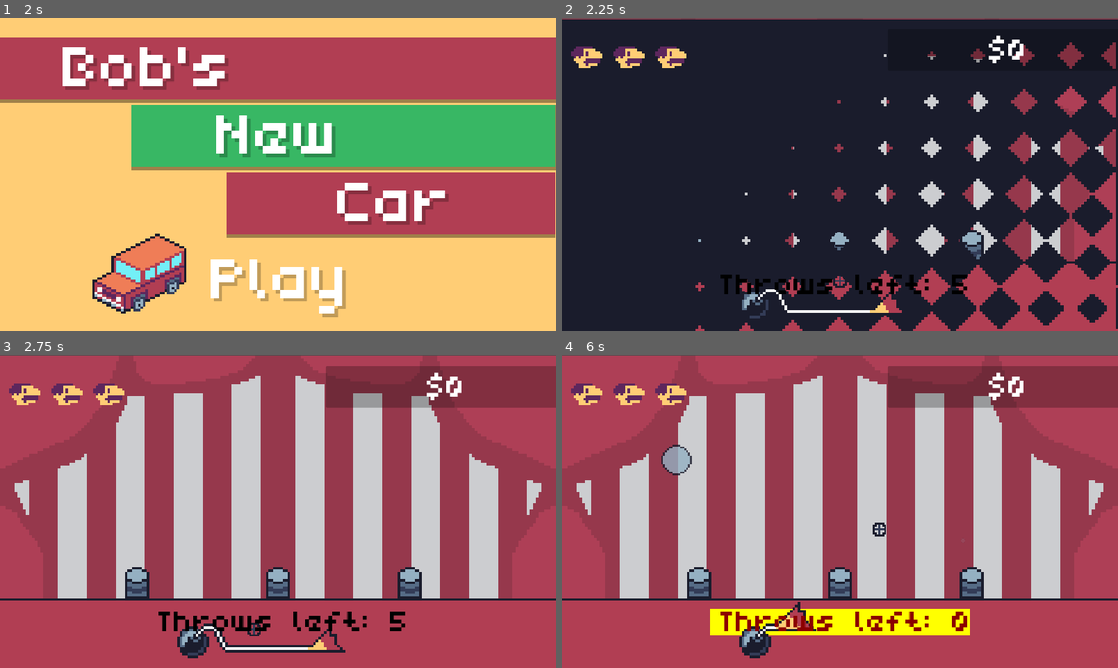
Above: before the commit, frames 1-4 (two rows, left to right).
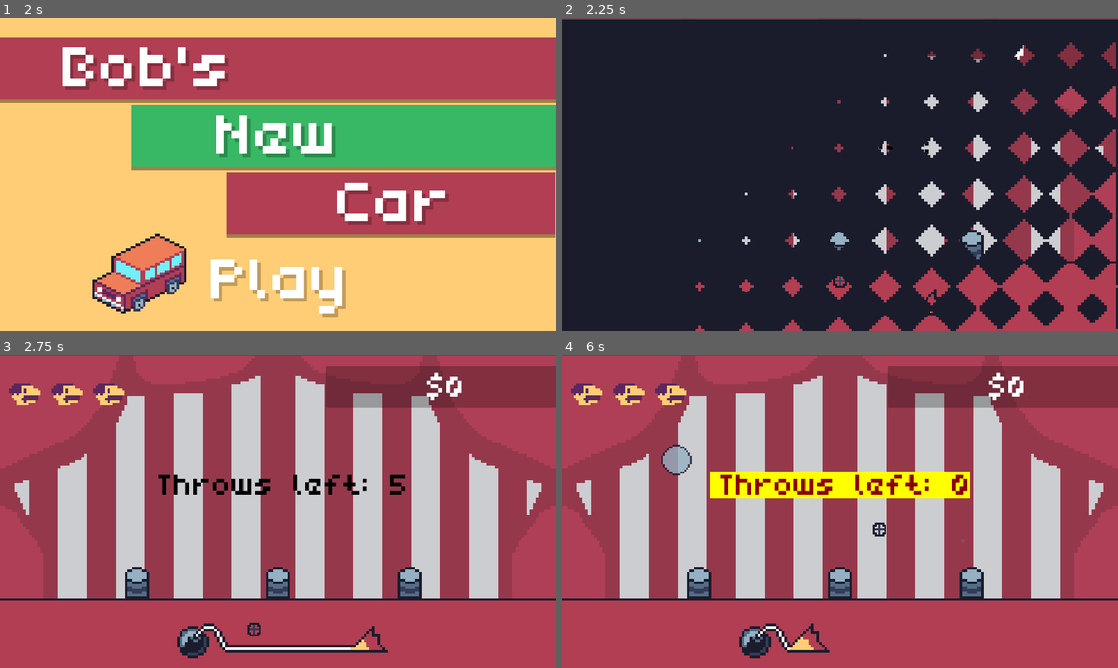
Above: after the commit, the same moments.

Repository: OfficialChaser/Mini-Jam-161
Game: Godot game, scene res://Scenes/main_menu.tscn
Same seed, same stepped clock (60 frames per second), same inputs: the game is played once before the commit and once after it.
Inputs (mouse positions are in pixels of both pictures, inside the frame that each line leads up to):
- Up to frame 1 (2 s): tap Enter (ui_accept) at 0.5, 0.77, 1.52 s; move the mouse to (400, 158) at 0.52 s; press the mouse at (400, 158) at 0.53 s; hold Right (ui_right) from 0.53 s (still down); move the mouse to (166, 190) at 1.27 s; release the mouse at (166, 190) at 1.28 s; click (166, 190) at 1.35 s
- Up to frame 2 (2.25 s): release Right (ui_right) at 2 s; click "Play" at 2 s
- Up to frame 3 (2.75 s): no input
- Up to frame 4 (6 s): move the mouse to (895, 442) at 2.77 s; press the mouse at (895, 442) at 2.78 s; hold Left (ui_left) 2.78-3.53 s; move the mouse to (812, 574) at 3.52 s; release the mouse at (812, 574) at 3.53 s; hold Right (ui_right) 3.53-5.03 s; click (812, 574) at 3.6 s; tap Enter (ui_accept) at 3.77, 4.52, 5.27 s; move the mouse to (1006, 558) at 4.27 s; press the mouse at (1006, 558) at 4.28 s; move the mouse to (673, 464) at 5.02 s; release the mouse at (673, 464) at 5.03 s; hold Left (ui_left) 5.03-5.78 s; click (673, 464) at 5.1 s; move the mouse to (867, 511) at 5.77 s; press the mouse at (867, 511) at 5.78 s; hold Right (ui_right) from 5.78 s (still down)

Frame 1 is identical in both runs. In frame 2, 2.5% of the frame differs, in the area x 1-83%, y 5-96%; in frame 3, 2.3%; in frame 4, 8.0%, in the area x 26-74%, y 37-96%.

Commit message:
stuff

Diff:
--- a/Scenes/carnival_game.tscn
+++ b/Scenes/carnival_game.tscn
@@ -25,9 +25,9 @@
 
 [node name="ThrowsLabel" type="Label" parent="CanvasLayer"]
 offset_left = 272.0
-offset_top = 486.0
+offset_top = 203.0
 offset_right = 848.0
-offset_bottom = 596.0
+offset_bottom = 313.0
 theme_override_colors/font_color = Color(0, 0, 0, 1)
 theme_override_fonts/font = ExtResource("3_1pew5")
 theme_override_font_sizes/font_size = 128
--- a/Scenes/main_menu.tscn
+++ b/Scenes/main_menu.tscn
@@ -386,4 +386,6 @@
 horizontal_alignment = 1
 vertical_alignment = 1
 
+[node name="CanvasLayer" type="CanvasLayer" parent="."]
+
 [connection signal="pressed" from="PlayButton" to="." method="_on_play_button_pressed"]
--- a/Scenes/paycheck_game.tscn
+++ b/Scenes/paycheck_game.tscn
@@ -212,6 +212,7 @@
 [node name="CanvasLayer" type="CanvasLayer" parent="."]
 
 [node name="GUI" parent="CanvasLayer" instance=ExtResource("2_6nnlx")]
+metadata/_edit_use_anchors_ = true
 
 [node name="Camera2D" type="Camera2D" parent="."]
 zoom = Vector2(2, 2)
@@ -233,7 +234,7 @@
 position = Vector2(400, 0)
 
 [node name="Marker2D2" type="Marker2D" parent="RightSpawnLocations"]
-position = Vector2(400, -100)
+position = Vector2(406, -102)
 
 [node name="Marker2D3" type="Marker2D" parent="RightSpawnLocations"]
 position = Vector2(400, 100)
--- a/Scenes/transition_screen.tscn
+++ b/Scenes/transition_screen.tscn
@@ -439,10 +439,7 @@
 "speed": 5.0
 }]
 
-[node name="TransitionScreen" type="Control"]
-z_index = 100
-layout_mode = 3
-anchors_preset = 0
+[node name="TransitionScreen" type="CanvasLayer"]
 script = ExtResource("1_ugmge")
 
 [node name="AnimatedSprite2D" type="AnimatedSprite2D" parent="."]
@@ -451,5 +448,7 @@
 sprite_frames = SubResource("SpriteFrames_cib42")
 animation = &"bob"
 autoplay = "default"
+frame = 25
+frame_progress = 0.69034
 
 [connection signal="animation_finished" from="AnimatedSprite2D" to="." method="_on_animated_finished"]
--- a/Scripts/carnival_game.gd
+++ b/Scripts/carnival_game.gd
@@ -42,12 +42,14 @@
 	elif (minigame_status == "won"):
 		game_won.emit()
 		MinigameManager.minigame_complete = true
+		minigame_status = "over"
 		await get_tree().create_timer(2).timeout
 		Global.queue_next_scene()
 
 	elif (minigame_status == "lost"):
 		MinigameManager.minigame_complete = true
 		$CanvasLayer/ThrowsLabel/ColorRect.visible = true
+		minigame_status = "over"
 		throws_label.add_theme_color_override("font_color",Color.DARK_RED)
 		await get_tree().create_timer(3).timeout
 		Global.queue_next_scene()
--- /dev/null
+++ b/Scripts/scene_changer.gd
@@ -0,0 +1 @@
+extends Node
--- a/Scripts/timer_slider.gd
+++ b/Scripts/timer_slider.gd
@@ -19,15 +19,15 @@
 
 func _process(_delta):
 	if !MinigameManager.minigame_complete:
-		if(timer.time_left<1):
+		if(timer.time_left == 0):
 			timerAnim.play("kaboom")
-		elif(timer.time_left<2):
+		elif(timer.time_left < duration * .2):
 			timerAnim.play("loop5")
-		elif(timer.time_left<3):
+		elif(timer.time_left< duration * .4):
 			timerAnim.play("loop4")
-		elif(timer.time_left<4):
+		elif(timer.time_left< duration * .6):
 			timerAnim.play("loop3")
-		elif(timer.time_left<5):
+		elif(timer.time_left< duration * .8):
 			timerAnim.play("loop2")
 		else:
 			timerAnim.play("loop1")
--- a/Scripts/transition_screen.gd
+++ b/Scripts/transition_screen.gd
@@ -1,4 +1,4 @@
-extends Control
+extends CanvasLayer
 
 signal animation_finished
 
@@ -6,6 +6,9 @@
 
 func _ready():
 	fade_in()
+
+func _process(_delta):
+	pass
 
 func fade_in():
 	anim_sprite.visible = true
